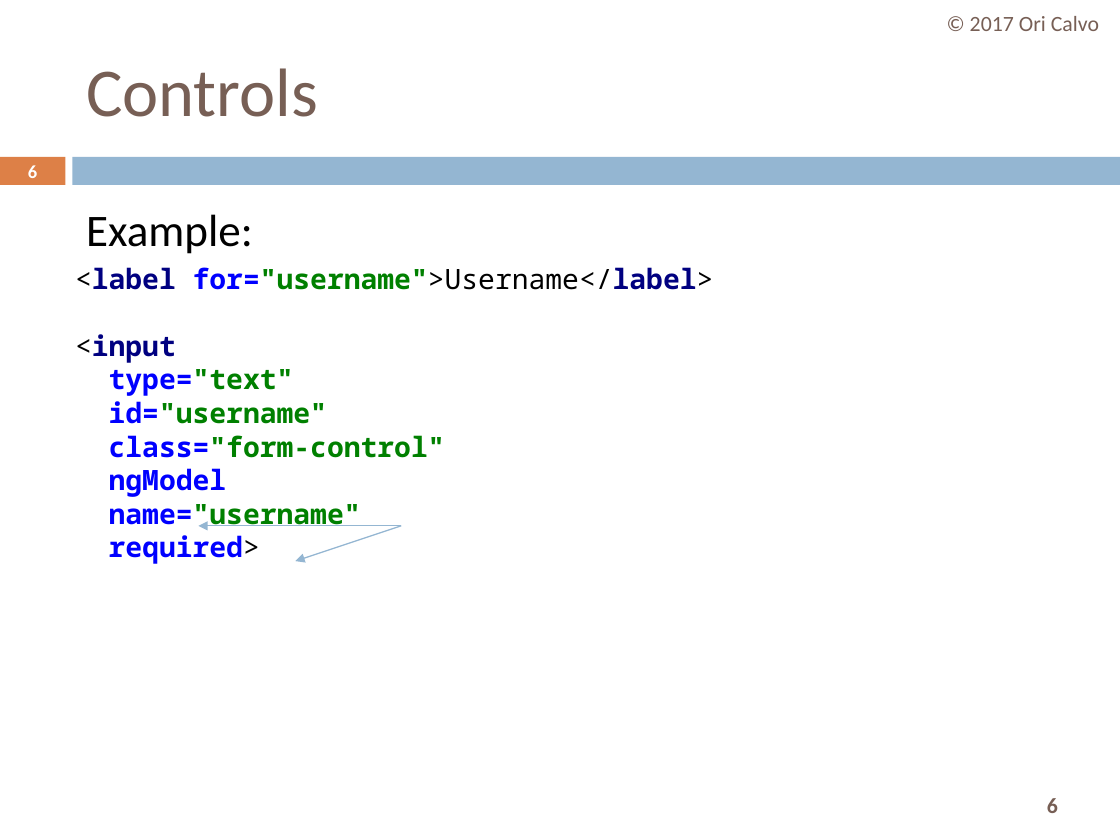
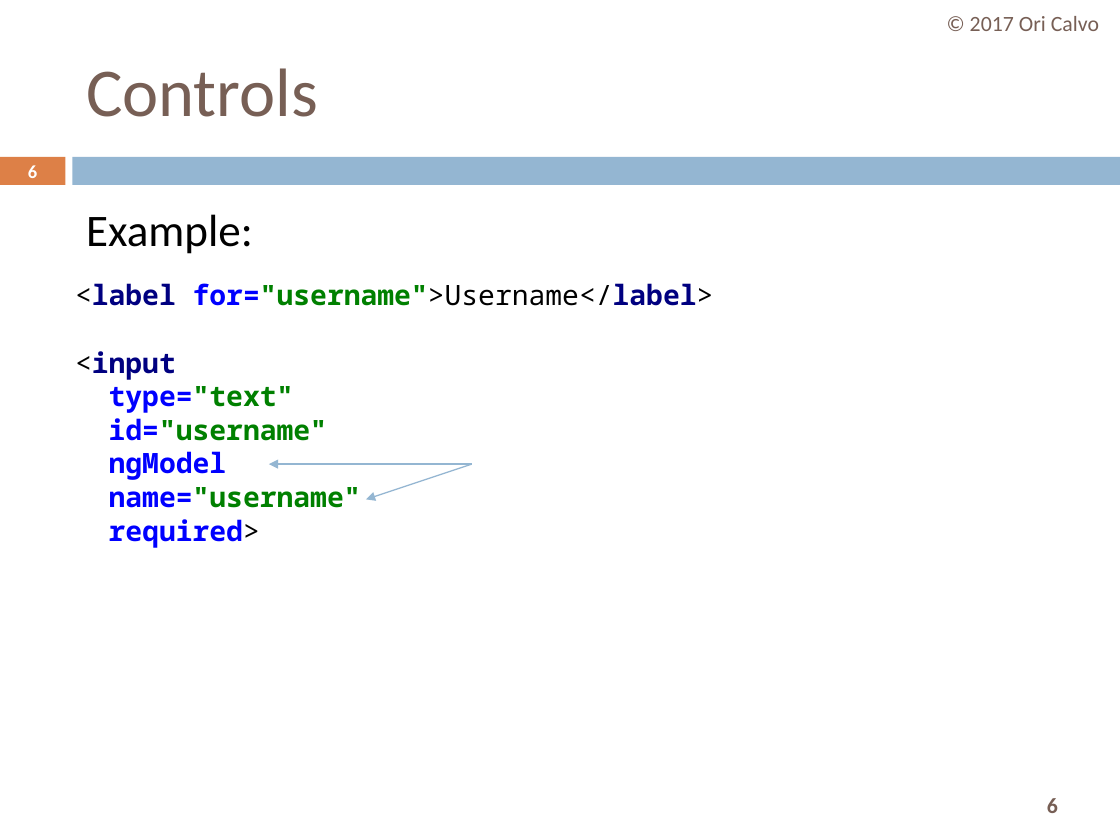
Before and after one commit to oricalvo/course-angular, a slide deck: slide 6 of PPTs/04 Forms.pptx. Drawn at 1120x840 pixels with LibreOffice and Linux fonts; fonts in the diff are those of the drawing. Boxes give left, top, right and bottom in pixels: in the first picture for what was removed or moved away, otherwise in the second. Text is boxed around its words. In the diff, an @@ line names an element or a change of style, - is before the commit and + after.

```diff
--- a/PPTs/04 Forms.pptx
+++ b/PPTs/04 Forms.pptx
@@ text "<label for="username">Username</label>": place and size @@
-text "<label for="username">Username</label>" at bbox=[75, 267, 714, 564]
+text "<label for="username">Username</label>" at bbox=[75, 283, 714, 548]
@@ text at bbox=[75, 351, 327, 480]: text changed @@
-<input
-type="text"
-id="username"
-class="form-control"
-ngModel
+<input
+type="text"
+id="username"
+ngModel
@@ arrow moved from (401, 525) - (198, 525) to (472, 464) - (269, 464) @@
@@ arrow moved from (401, 525) - (296, 561) to (472, 464) - (366, 500) @@
```
Also in this commit, not shown: 9 other slides changed.
